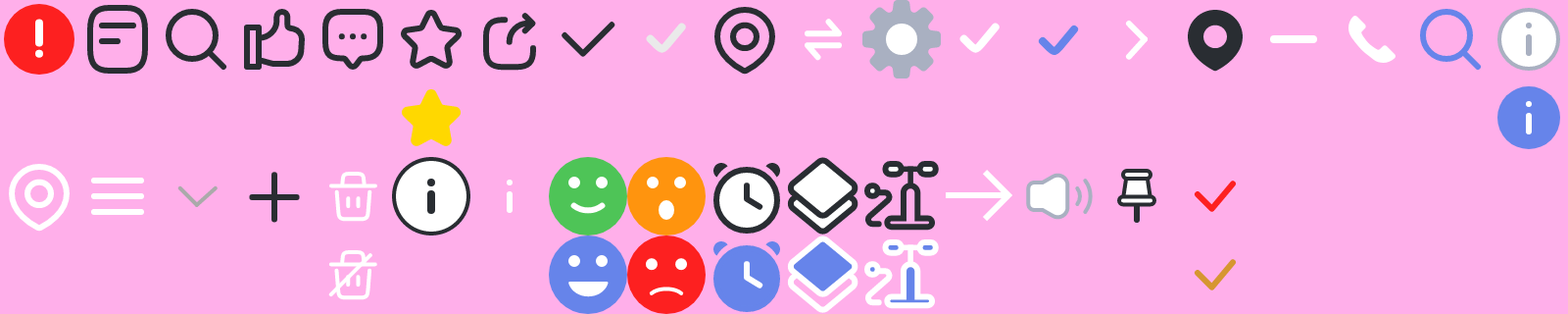
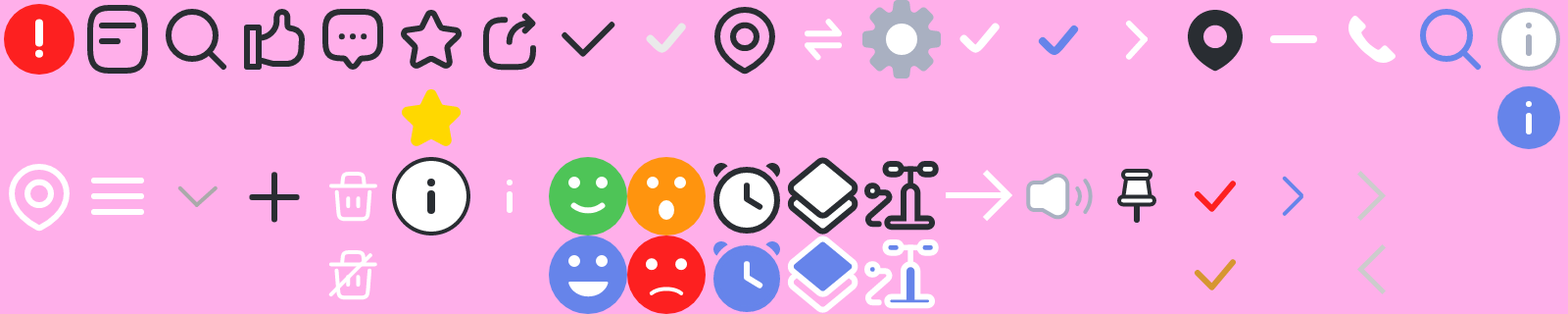
Before/after of a 1568×314 layered artwork. What changed in the layer stack:
added layer "Layer 90 copy" in group "두번째 줄" over [1357, 244, 1386, 294]
added layer "Layer 90" in group "두번째 줄" over [1357, 170, 1386, 221]
added layer "Layer 88" in group "두번째 줄" over [1281, 175, 1304, 216]
